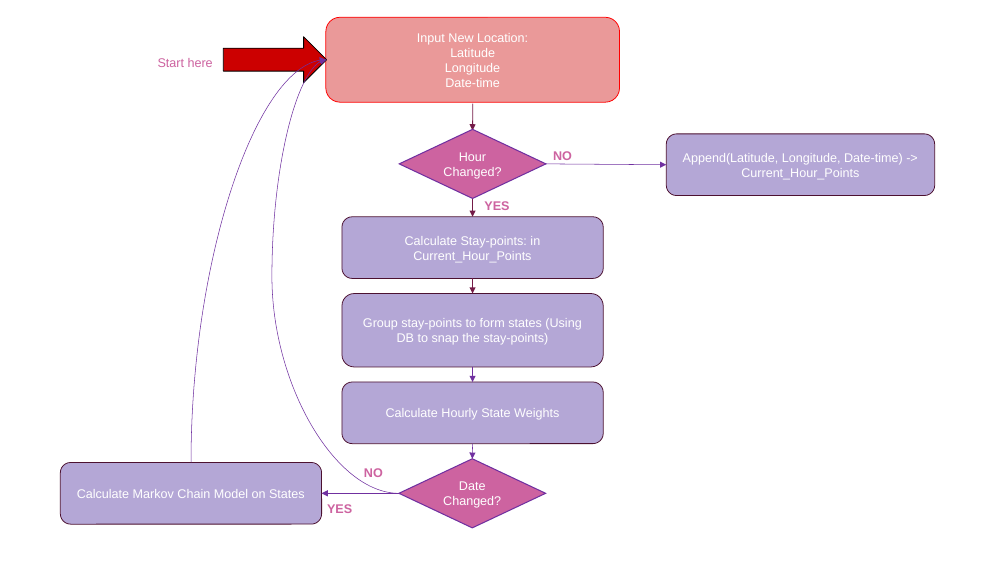
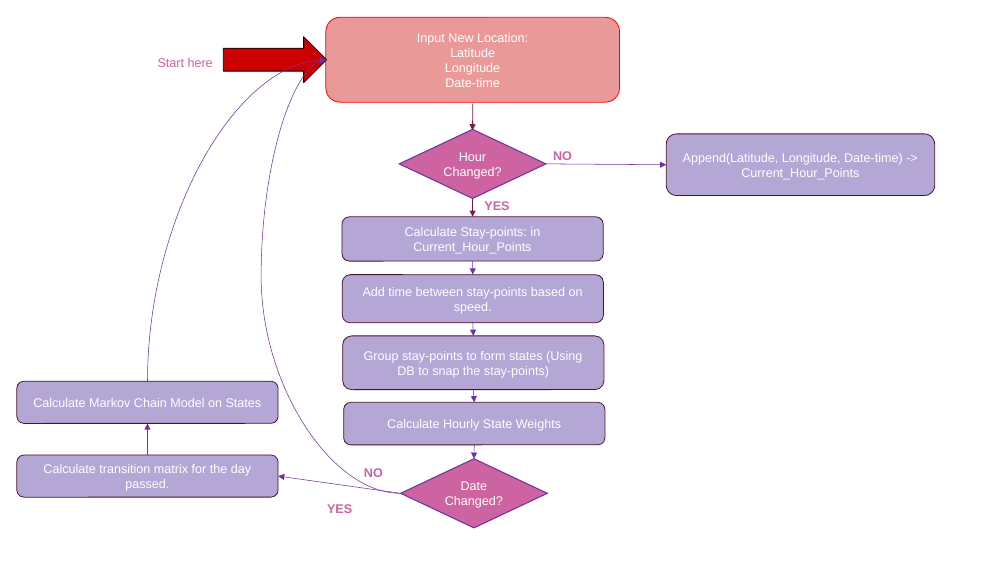
Before and after one commit to shank121991/winthesislocation, a slide deck: slide 1 of Writings/overview diagrams.pptx. Drawn at 1008x567 pixels with LibreOffice and Linux fonts; fonts in the diff are those of the drawing. Boxes give left, top, right and bottom in pixels: in the first picture for what was removed or moved away, otherwise in the second. Text is boxed around its words. In the diff, an @@ line names an element or a change of style, - is before the commit and + after.

```diff
--- a/Writings/overview diagrams.pptx
+++ b/Writings/overview diagrams.pptx
@@ curved arrow moved from (191, 463) - (326, 60) to (147, 381) - (326, 60) @@
@@ curved arrow (401, 494) - (327, 60): route changed @@
@@ rounded rectangle "Calculate Stay-points: in Current_Hour_Points": place and size @@
-rounded rectangle "Calculate Stay-points: in Current_Hour_Points" at (342, 217, 603, 279)
+rounded rectangle "Calculate Stay-points: in Current_Hour_Points" at (342, 217, 603, 262)
@@ arrow moved from (473, 278) - (473, 293) to (473, 261) - (473, 274) @@
@@ arrow (473, 261) - (473, 274): stroke #741B47 0.75 pt to #7030A0 0.5 pt @@
@@ rounded rectangle added at (343, 274, 604, 323), fill #B4A7D6, outline #4C1130 0.75 pt, 12 pt, text #FFFFFF @@
+Add time between stay-points based on speed.
@@ arrow added from (473, 323) to (473, 336), #7030A0 0.5 pt @@
@@ rounded rectangle "Group stay-points to form states ...": place and size @@
-rounded rectangle "Group stay-points to form states ..." at (342, 293, 603, 367)
+rounded rectangle "Group stay-points to form states ..." at (343, 336, 604, 389)
@@ rounded rectangle "Calculate Markov Chain Model on ...": place and size @@
-rounded rectangle "Calculate Markov Chain Model on ..." at (60, 463, 322, 525)
+rounded rectangle "Calculate Markov Chain Model on ..." at (17, 381, 278, 423)
@@ arrow moved from (473, 367) - (473, 382) to (473, 389) - (474, 402) @@
@@ rounded rectangle "Calculate Hourly State Weights": place and size @@
-rounded rectangle "Calculate Hourly State Weights" at (342, 382, 603, 444)
+rounded rectangle "Calculate Hourly State Weights" at (344, 402, 606, 445)
@@ arrow added from (147, 455) to (147, 423), #7030A0 0.5 pt @@
@@ rounded rectangle added at (17, 455, 278, 498), fill #B4A7D6, outline #4C1130 0.75 pt, 12 pt, text #FFFFFF @@
+Calculate transition matrix for the day passed.
@@ arrow moved from (399, 494) - (321, 494) to (401, 494) - (278, 476) @@
```
Also in this commit, not shown: 45 other files.
